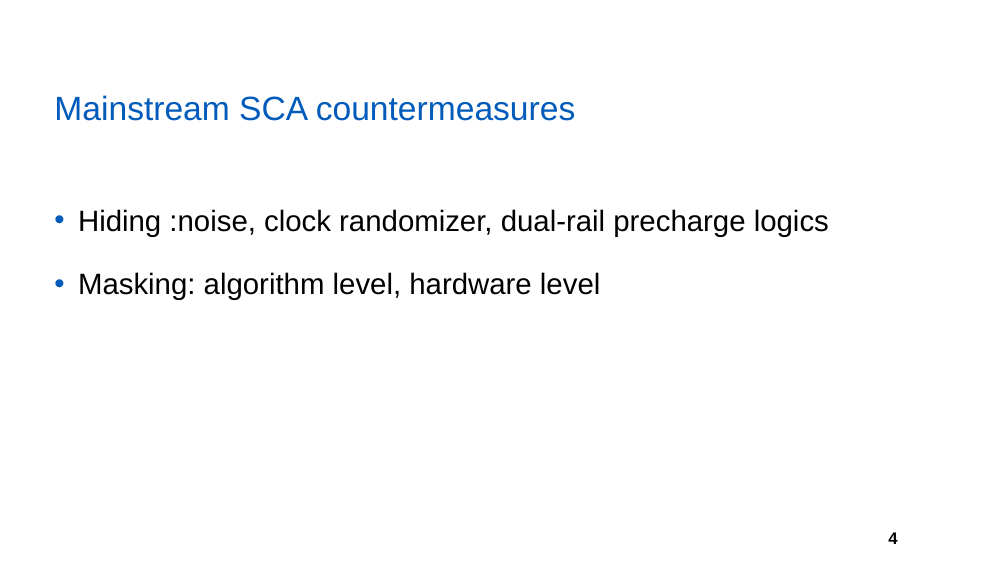
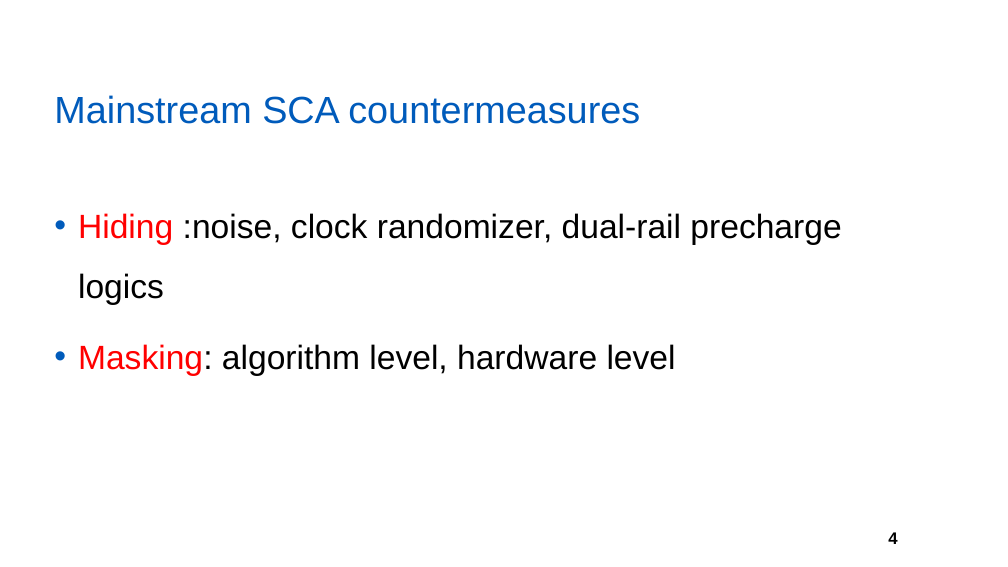
Before and after one commit to yberlin/hello-world, a slide deck: slide 4 of asianhost pre/FPL.pptx. Drawn at 1008x567 pixels with LibreOffice and Linux fonts; fonts in the diff are those of the drawing; background and template pictures are left out. Boxes give left, top, right and bottom in pixels: in the first picture for what was removed or moved away, otherwise in the second. Text is boxed around its words. In the diff, an @@ line names an element or a change of style, - is before the commit and + after.

```diff
--- a/asianhost pre/FPL.pptx
+++ b/asianhost pre/FPL.pptx
@@ title "Mainstream SCA countermeasures" at (54,95,640,124): size 32 to 36 pt @@
@@ text "Hiding :noise, clock randomizer, dual-rail ..." at (78,213,841,376): size 28 to 32 pt; text colour #000000 to #FF0000 in "Hiding", "Masking:" @@
```
Also in this commit, not shown: 5 other slides changed, 12 slides added, 3 slides removed.
